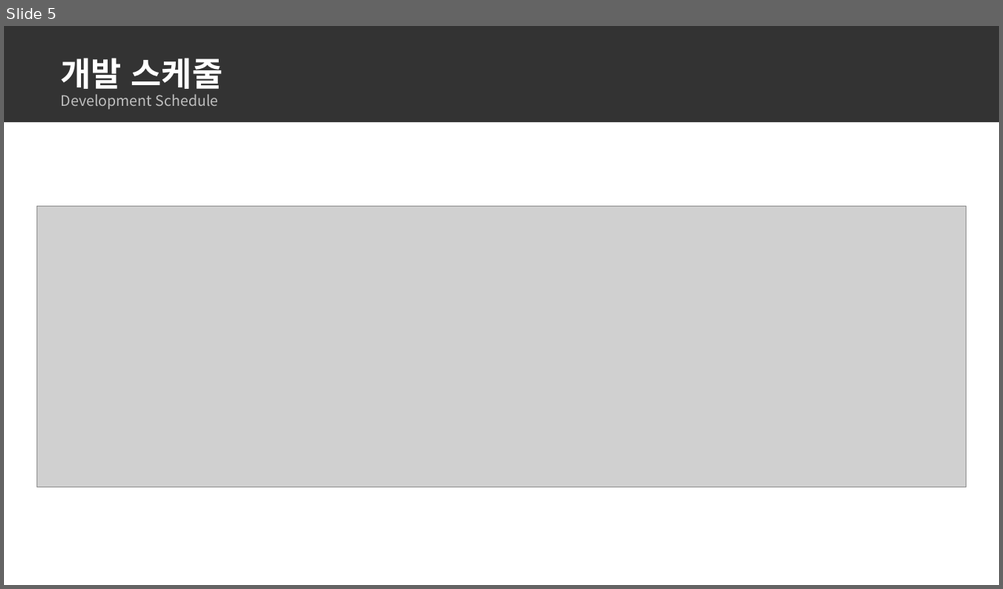
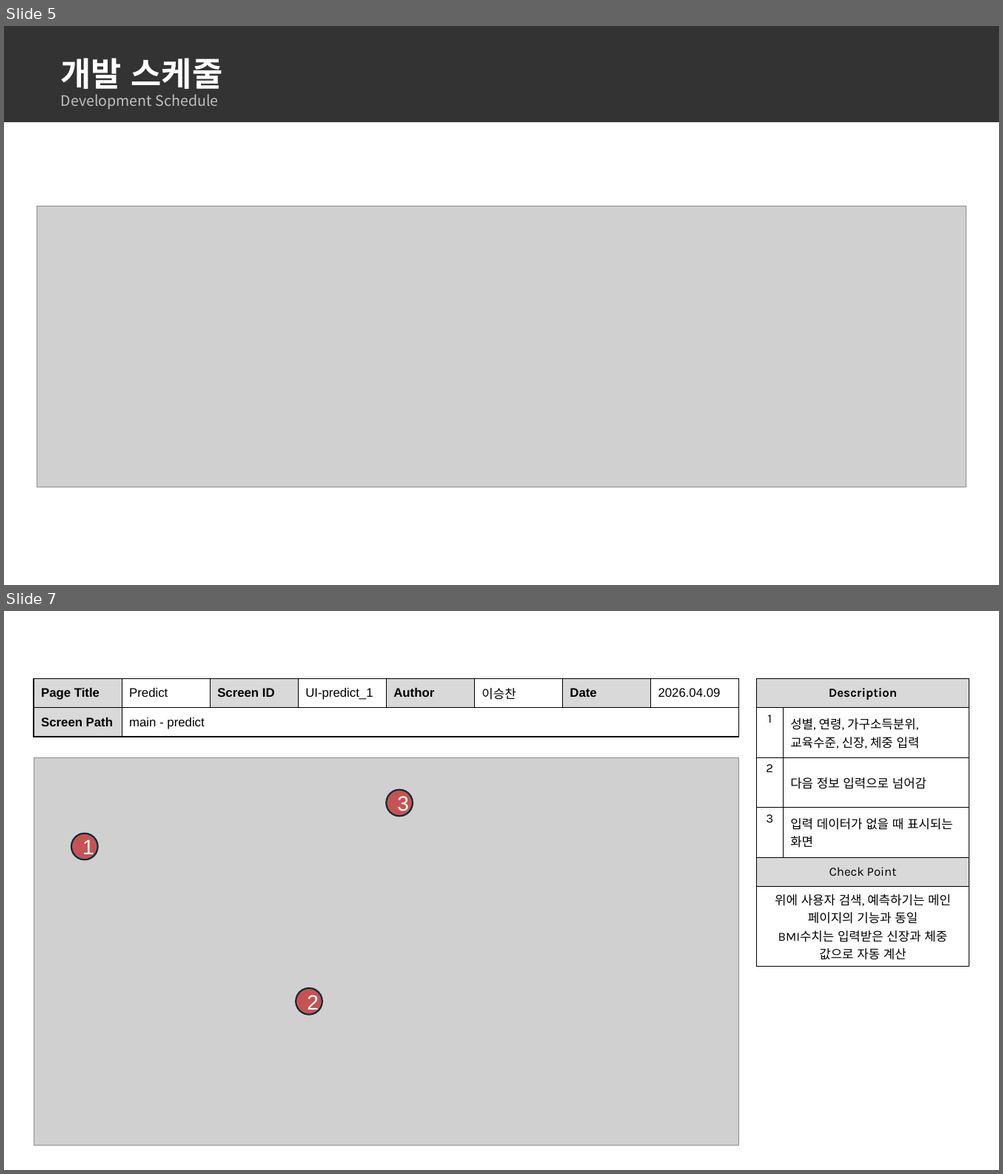
Before and after one commit to dc-inside/LeeSeungChan, a slide deck: 1차 프로젝트/기획/기획서.pptx. Shown one above the other, each under a label of ours: slide 5 before the commit, slides 5 and 7 after it; the slides between them are not shown. The pictures are 1003x589 and 1003x1174 pixels, drawn with LibreOffice and Linux fonts; fonts in the diff are those of the drawing; grey boxes stand for pictures. Boxes give left, top, right and bottom in pixels: in the first picture for what was removed or moved away, otherwise in the second. Text is boxed around its words. In the diff, an @@ line names an element or a change of style, - is before the commit and + after.

```diff
--- a/1차 프로젝트/기획/기획서.pptx
+++ b/1차 프로젝트/기획/기획서.pptx
@@ slide 7 added at box(4, 611, 999, 1170), background #FFFFFF @@
@@ table added at box(34, 678, 738, 736), 2 rows, 8 columns @@
+Page Title | Predict | Screen ID | UI-predict_1 | Author | 이승찬 | Date | 2026.04.09
+Screen Path | main - predict |  |  |  |  |  | 
@@ table added at box(756, 678, 970, 963), 6 rows, 2 columns @@
+Description | 
+1 | 성별, 연령, 가구소득분위, 교육수준, 신장, 체중 입력
+2 | 다음 정보 입력으로 넘어감
+3 | 입력 데이터가 없을 때 표시되는 화면
+Check Point | 
+위에 사용자 검색, 예측하기는 메인 페이지의 기능과 동일 / BMI수치는 입력받은 신장과 체중 값으로 자동 계산 | 
@@ picture added at box(34, 758, 739, 1147) @@
@@ ellipse added at box(386, 790, 412, 816), fill #C00000 at 60% opacity, outline #092A39 1.5 pt, 20 pt, text #FFFFFF @@
+3
@@ ellipse added at box(71, 833, 97, 860), fill #C00000 at 60% opacity, outline #092A39 1.5 pt, 20 pt, text #FFFFFF @@
+1
@@ ellipse added at box(296, 988, 322, 1014), fill #C00000 at 60% opacity, outline #092A39 1.5 pt, 20 pt, text #FFFFFF @@
+2
```
Also in this commit, not shown: 1 slide changed, 4 other slides added, 2 other files.
